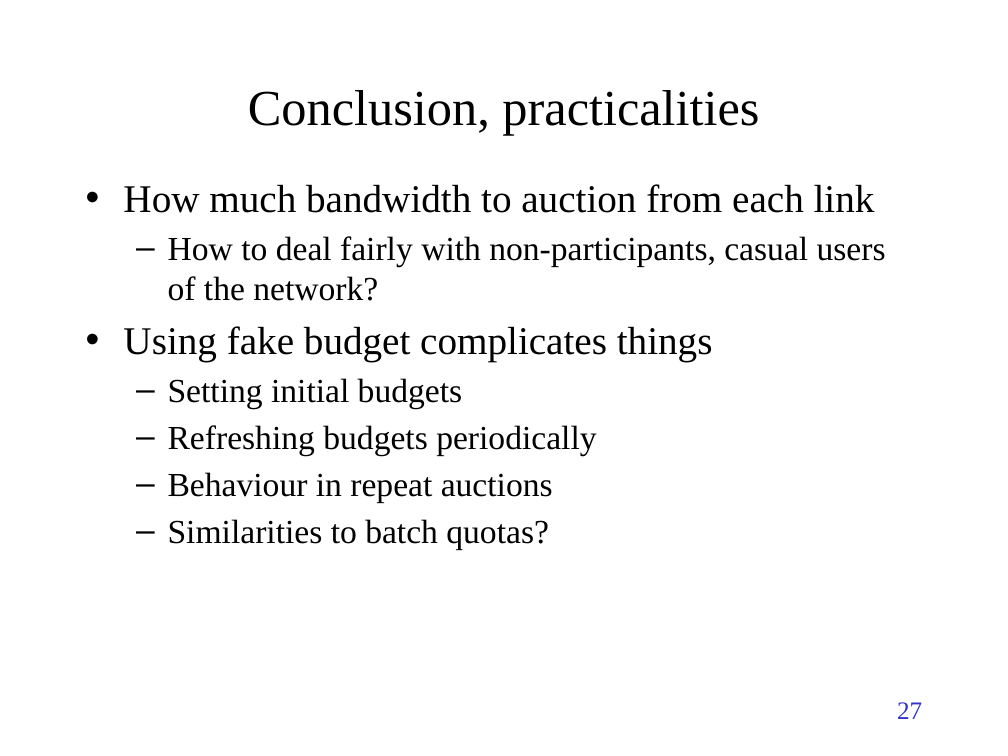
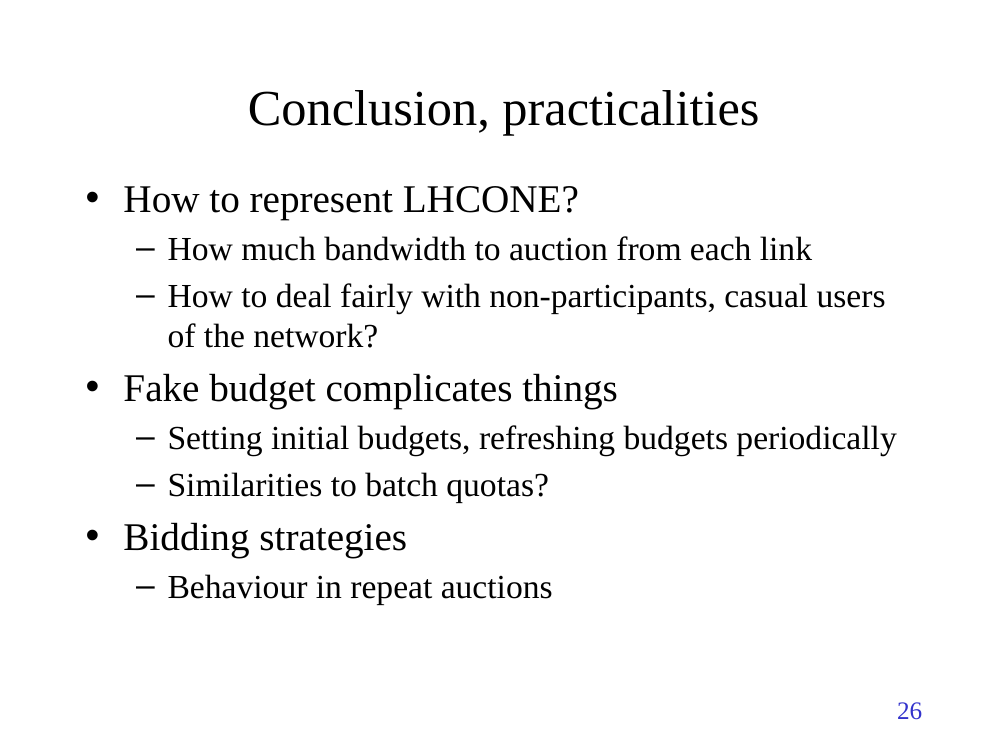
Before and after one commit to TonyWildish/P2P-Auction, a slide deck: slide 26 of Slides/PSP.pptx (slide 27 before the commit). Drawn at 1008x756 pixels with LibreOffice and Linux fonts; fonts in the diff are those of the drawing. Boxes give left, top, right and bottom in pixels: in the first picture for what was removed or moved away, otherwise in the second. Text is boxed around its words. In the diff, an @@ line names an element or a change of style, - is before the commit and + after.

```diff
--- a/Slides/PSP.pptx
+++ b/Slides/PSP.pptx
@@ text at box(123, 186, 579, 219): paragraph added @@
+• How to represent LHCONE?
@@ text at box(168, 236, 812, 261): size 28 to 24 pt in "How much bandwidth to auction from each ..."; bullet • to –; list level 1 to 2 in "How much bandwidth to auction ..." @@
@@ text at box(123, 373, 896, 558): text changed @@
-• Using fake budget complicates things
-  – Setting initial budgets
-  – Refreshing budgets periodically
+• Fake budget complicates things
+  – Setting initial budgets, refreshing budgets periodically
+  – Similarities to batch quotas?
+• Bidding strategies
@@ text at box(168, 519, 549, 550): paragraph removed @@
-  – Similarities to batch quotas?
@@ page number at box(897, 702, 922, 720): text changed @@
-27
+26
```
Also in this commit, not shown: 10 other slides changed, 7 slides removed.
